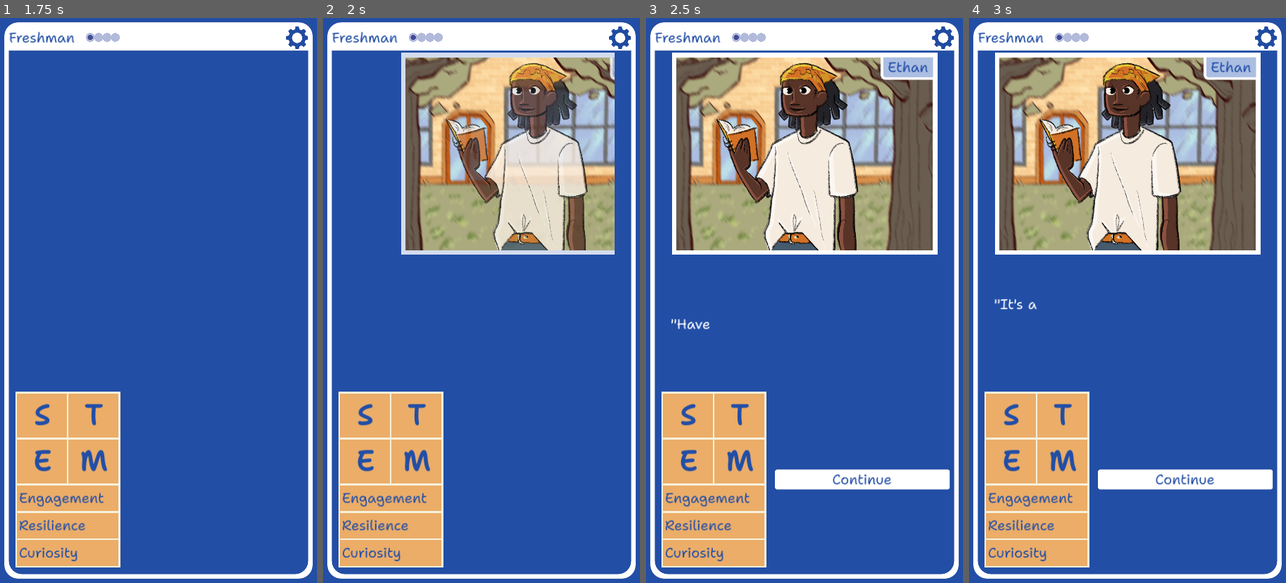
Above: before the commit, frames 1-4 (left to right).
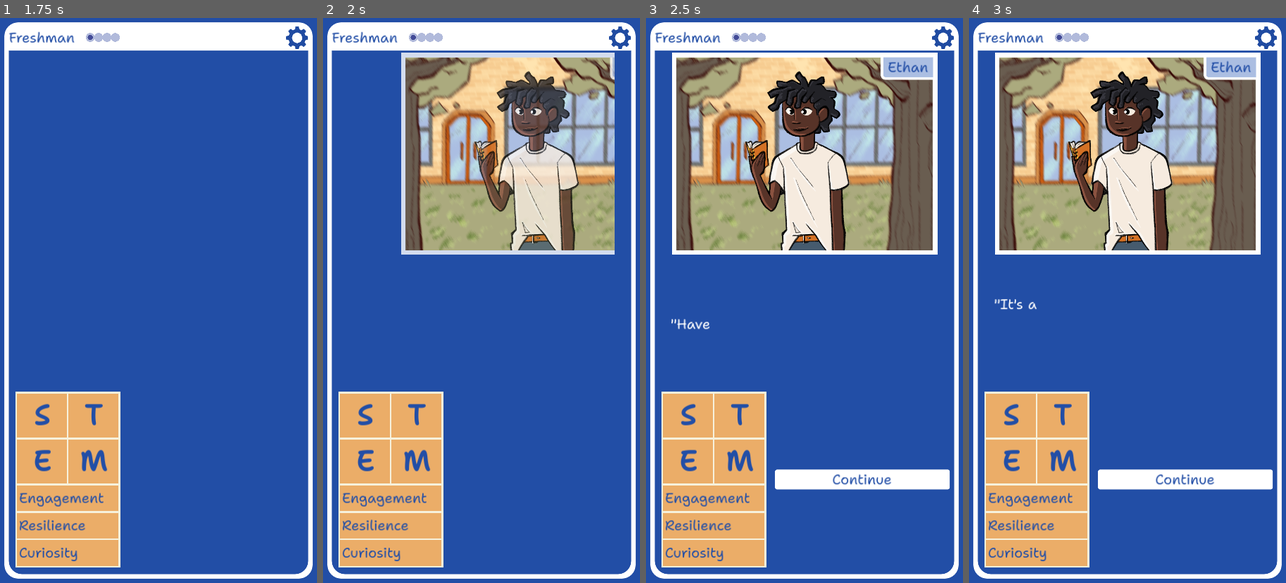
Above: after the commit, the same moments.

Repository: stem-career-paths/game
Game: Godot game, scene res://ui/screen.tscn
Same seed, same stepped clock (60 frames per second), same inputs: the game is played once before the commit and once after it.
Inputs (mouse positions are in pixels of both pictures, inside the frame that each line leads up to):
- Up to frame 1 (1.75 s): click (158, 475) at 0.52 s; click (215, 481) at 1.25 s
- Up to frame 2 (2 s): no input
- Up to frame 3 (2.5 s): tap Enter at 2 s; drag from (804, 323) to (836, 176) at 2.02 s
- Up to frame 4 (3 s): click (1184, 481) at 2.75 s

Frame 1 is identical in both runs. In frame 2, 6.1% of the frame differs, in the area x 38-84%, y 7-42%; in frame 3, 6.2%, in the area x 22-68%, y 7-42%; in frame 4, 6.2%.

Commit message:
Age the students over time

Diff:
--- a/project/cast/ethan.tres
+++ b/project/cast/ethan.tres
@@ -1,9 +1,11 @@
-[gd_resource type="Resource" script_class="NpcDefinition" load_steps=3 format=3 uid="uid://da82e2nowucrc"]
+[gd_resource type="Resource" script_class="NpcDefinition" load_steps=4 format=3 uid="uid://da82e2nowucrc"]
 
 [ext_resource type="Texture2D" uid="uid://nnsvltgmeigg" path="res://cast/ethan.png" id="1_o83wk"]
 [ext_resource type="Script" path="res://cast/npc_definition.gd" id="2_2jw81"]
+[ext_resource type="Texture2D" uid="uid://bni38tfafxt6v" path="res://cast/ethan_young.png" id="2_7o6wp"]
 
 [resource]
 script = ExtResource("2_2jw81")
 name = "Ethan"
-image = ExtResource("1_o83wk")
+student = true
+images = Array[Texture]([ExtResource("2_7o6wp"), ExtResource("1_o83wk")])
--- a/project/cast/hilda.tres
+++ b/project/cast/hilda.tres
@@ -1,9 +1,11 @@
-[gd_resource type="Resource" script_class="NpcDefinition" load_steps=3 format=3 uid="uid://cmcfwu84jfprv"]
+[gd_resource type="Resource" script_class="NpcDefinition" load_steps=4 format=3 uid="uid://cmcfwu84jfprv"]
 
 [ext_resource type="Script" path="res://cast/npc_definition.gd" id="1_a6stl"]
 [ext_resource type="Texture2D" uid="uid://bfeif5iosw0gv" path="res://cast/hilda.png" id="1_rsgxv"]
+[ext_resource type="Texture2D" uid="uid://xt5mfohci7hk" path="res://cast/hilda_young.png" id="2_311ig"]
 
 [resource]
 script = ExtResource("1_a6stl")
 name = "Hilda"
-image = ExtResource("1_rsgxv")
+student = true
+images = Array[Texture]([ExtResource("2_311ig"), ExtResource("1_rsgxv")])
--- a/project/cast/mary.tres
+++ b/project/cast/mary.tres
@@ -1,9 +1,11 @@
-[gd_resource type="Resource" script_class="NpcDefinition" load_steps=3 format=3 uid="uid://c07t1ygo5x0pw"]
+[gd_resource type="Resource" script_class="NpcDefinition" load_steps=4 format=3 uid="uid://c07t1ygo5x0pw"]
 
 [ext_resource type="Texture2D" uid="uid://8feisb4hegcw" path="res://cast/mary.png" id="1_fs2vi"]
 [ext_resource type="Script" path="res://cast/npc_definition.gd" id="1_risdg"]
+[ext_resource type="Texture2D" uid="uid://c372ksam6m20o" path="res://cast/mary_young.png" id="2_d7m16"]
 
 [resource]
 script = ExtResource("1_risdg")
 name = "Mary"
-image = ExtResource("1_fs2vi")
+student = true
+images = Array[Texture]([ExtResource("2_d7m16"), ExtResource("1_fs2vi")])
--- a/project/cast/ms_finch.tres
+++ b/project/cast/ms_finch.tres
@@ -6,4 +6,5 @@
 [resource]
 script = ExtResource("1_t3iar")
 name = "Ms. Finch"
-image = ExtResource("1_78y0o")
+student = false
+images = Array[Texture]([ExtResource("1_78y0o")])
--- a/project/cast/npc.gd
+++ b/project/cast/npc.gd
@@ -1,4 +1,15 @@
 class_name Npc extends RefCounted
 
+const _UNDERCLASS_YEARS := [Year.Name.FRESHMAN, Year.Name.SOPHOMORE ]
+
 var name : String
-var image : Texture
+var student : bool
+var images : Array[Texture]
+
+func get_image(year : Year.Name) -> Texture:
+	if not student:
+		return images[0]
+	elif _UNDERCLASS_YEARS.has(year):
+		return images[0]
+	else:
+		return images[1]
--- a/project/cast/npc_definition.gd
+++ b/project/cast/npc_definition.gd
@@ -1,10 +1,12 @@
 class_name NpcDefinition extends Resource
 
 @export var name : String
-@export var image : Texture
+@export var student := true
+@export var images : Array[Texture]
 
 func create_npc() -> Npc:
 	var npc := Npc.new()
 	npc.name = name
-	npc.image = image
+	npc.student = student
+	npc.images = images
 	return npc
--- a/project/cast/steven.tres
+++ b/project/cast/steven.tres
@@ -1,9 +1,11 @@
-[gd_resource type="Resource" script_class="NpcDefinition" load_steps=3 format=3 uid="uid://thu2w6hanjr2"]
+[gd_resource type="Resource" script_class="NpcDefinition" load_steps=4 format=3 uid="uid://thu2w6hanjr2"]
 
 [ext_resource type="Script" path="res://cast/npc_definition.gd" id="1_arx16"]
 [ext_resource type="Texture2D" uid="uid://b7srskjmxkvei" path="res://cast/steven.png" id="1_guuyw"]
+[ext_resource type="Texture2D" uid="uid://b6hthh8nx8job" path="res://cast/steven_young.png" id="2_iuwos"]
 
 [resource]
 script = ExtResource("1_arx16")
 name = "Steven"
-image = ExtResource("1_guuyw")
+student = true
+images = Array[Texture]([ExtResource("2_iuwos"), ExtResource("1_guuyw")])
--- a/project/common/year.gd
+++ b/project/common/year.gd
@@ -73,3 +73,7 @@
 		Name.JUNIOR,
 		Name.SENIOR,
 	]
+
+
+static func is_underclass(year : Name) -> bool:
+	return year == Name.FRESHMAN or year == Name.SOPHOMORE
--- a/project/ui/game_screen.gd
+++ b/project/ui/game_screen.gd
@@ -143,6 +143,7 @@
 ## This is a coroutine that ends with the animation's completion.
 func show_npc(npc:Npc, location:Texture) -> void:
 	var scenario := preload("res://ui/scenario_view.tscn").instantiate()
+	scenario. world = world
 	scenario.npc = npc
 	scenario.location = location
 	await _scenario_container.show_control(scenario)
--- a/project/ui/scenario_view.gd
+++ b/project/ui/scenario_view.gd
@@ -1,10 +1,12 @@
 extends PanelContainer
+
+var world : World
 
 var npc : Npc:
 	set(value):
 		npc = value
 		if npc!=null:
-			%Npc.texture = npc.image
+			%Npc.texture = npc.get_image(world.year)
 			%NameLabel.text = npc.name + " " # Extra whitespace at the end
 
 
Binary file added: project/cast/ethan_young.png
Not shown, added: project/cast/ethan_young.png.import
Binary file added: project/cast/hilda_young.png
Not shown, added: project/cast/hilda_young.png.import
Binary file added: project/cast/mary_young.png
Not shown, added: project/cast/mary_young.png.import
Binary file added: project/cast/steven_young.png
Not shown, added: project/cast/steven_young.png.import
